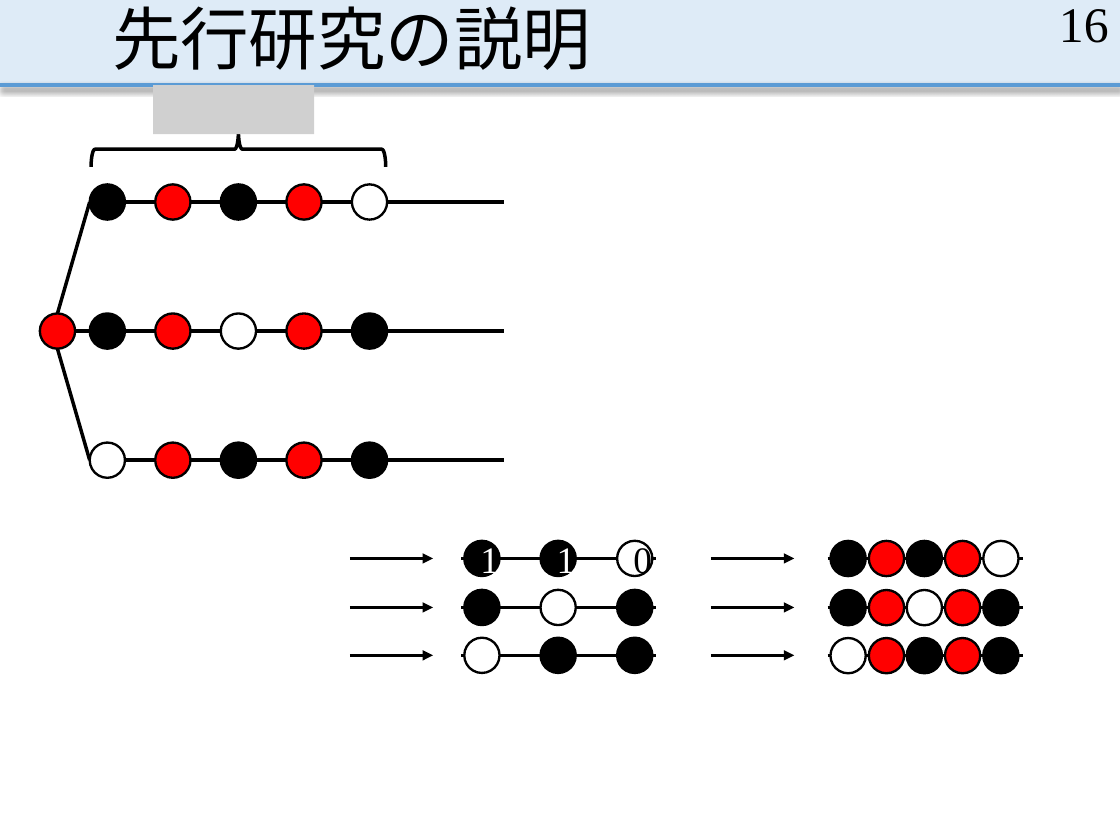
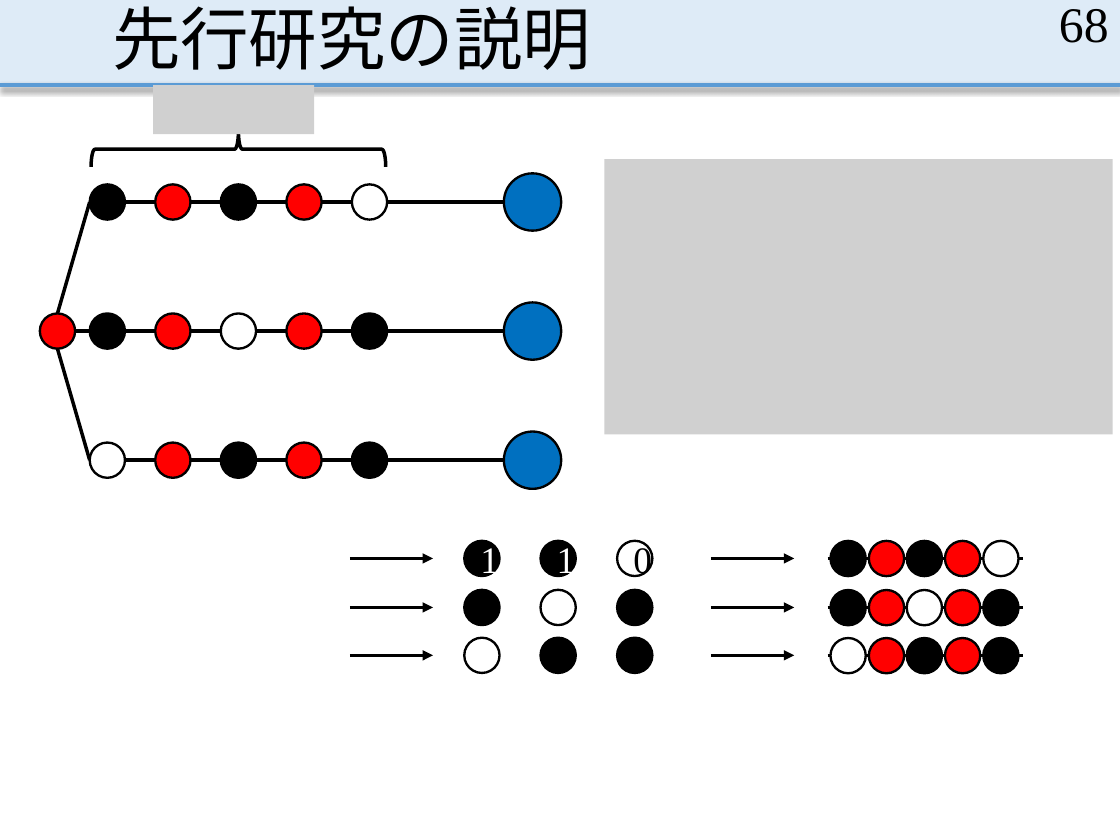
Before and after one commit to MasayaOda/SR, a slide deck: slide 68 of 191120oda.pptx (slide 16 before the commit). Drawn at 1120x840 pixels with LibreOffice and Linux fonts; fonts in the diff are those of the drawing; grey boxes stand for pictures. Boxes give left, top, right and bottom in pixels: in the first picture for what was removed or moved away, otherwise in the second. Text is boxed around its words. In the diff, an @@ line names an element or a change of style, - is before the commit and + after.

```diff
--- a/191120oda.pptx
+++ b/191120oda.pptx
@@ page number at (x1=1059, y1=9, x2=1109, y2=43): text changed @@
-16
+68
@@ ellipse added at (x1=504, y1=174, x2=561, y2=231), fill #0070C0, outline #000000 1.5 pt @@
@@ picture added at (x1=605, y1=159, x2=1113, y2=435) @@
@@ ellipse added at (x1=504, y1=302, x2=561, y2=360), fill #0070C0, outline #000000 1.5 pt @@
@@ ellipse added at (x1=504, y1=431, x2=561, y2=488), fill #0070C0, outline #000000 1.5 pt @@
@@ line removed from (461, 559) to (656, 559) @@
@@ line removed from (461, 607) to (656, 607) @@
@@ line removed from (461, 655) to (656, 655) @@
```
Also in this commit, not shown: 11 other slides changed, 47 slides added, 2 slides removed, 1 other file.
